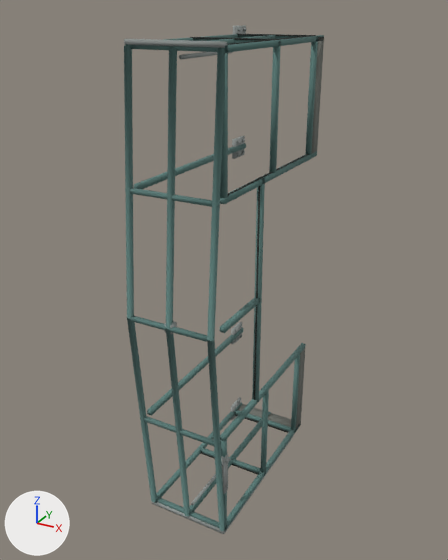
The OBJ model SourceMesh/architecture/VD_RootsteadEntryVestibule_Frame.obj: old version first, new version second.
Rendered twice from a 50 mm lens placed at (1290.0, -2516.0, 1042.0), pointed at (160.0, -461.0, 14.0). Lighting does not change. The marker at lower left points along +X, +Y and +Z. The older version comes first. Where no turn or scale is listed for an object, it has been applied to the vertices. Vertices at exactly the same position are counted once.

Objects in the first picture: 'VD_RootsteadEntryVestibule_Frame'.
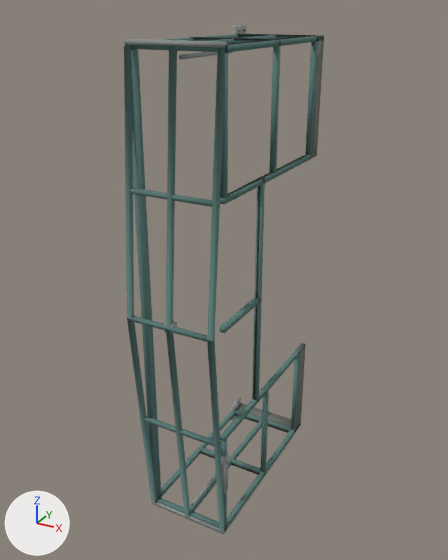
Commit message: fix: remove vestibule rear intermediate posts

The change, as a list of edits to the scene's bpy script:
```text
Add mat_m_vestibule_paintedsteel_basewear:
    mat_m_vestibule_paintedsteel_basewear = principled_material('M_Vestibule_PaintedSteel_BaseWear')
    mat_m_vestibule_paintedsteel_basewear.base_color = (0.085, 0.125, 0.105)  # greyish green #52635b
    mat_m_vestibule_paintedsteel_basewear.roughness = 1.0
Change me_vd_rootsteadentryvestibule_frame:
    used by ob_vd_rootsteadentryvestibule_frame; location = (0.0, 0.0, 0.0)
    remove me_vd_rootsteadentryvestibule_frame.from_pydata(...)  # 820 vertices, 568 faces; spans x 0.0..370.0, y -909.0..0.0, z -972.0..972.0
    add me_vd_rootsteadentryvestibule_frame.from_pydata(...)  # 708 vertices, 514 faces; spans x 0.0..370.0, y -909.0..0.0, z -972.0..972.0
    me_vd_rootsteadentryvestibule_frame part 1: a new loose piece, a box spanning x 0.0..20.0, y -820.0..-780.0, z -930.0..930.0, in mat_m_vestibule_paintedsteel (cyan #5b7d79)
    me_vd_rootsteadentryvestibule_frame part 2: 13 loose pieces with 176 vertices, spanning x 0.0..22.0, y -820.0..0.0, z -512.0..962.0, are deleted
    me_vd_rootsteadentryvestibule_frame part 3
    32 faces are deleted
    32 new vertices lie (0.0, -85.0, 0.0) away from vertices in x 0.0..360.0, y 0.0, z -940.0..940.0
    40 new faces join them, mat_m_vestibule_paintedsteel_basewear (greyish green #52635b)
    32 new faces join them, mat_m_vestibule_paintedsteel (cyan #5b7d79)
    other edits to the shape of me_vd_rootsteadentryvestibule_frame do not show in these pictures
    add me_vd_rootsteadentryvestibule_frame.materials.append(mat_m_vestibule_paintedsteel_basewear)  # greyish green #52635b
```

What differs and where, as boxes (x1, y1, x2, y2) in the pictures (448 x 560 px):
part 1 of me_vd_rootsteadentryvestibule_frame, added (cyan)
    after: (130, 49, 161, 499)
part 2 of me_vd_rootsteadentryvestibule_frame, deleted
    before: (134, 29, 246, 415)
part 3 of me_vd_rootsteadentryvestibule_frame, reshaped
    both: (130, 34, 324, 531)
